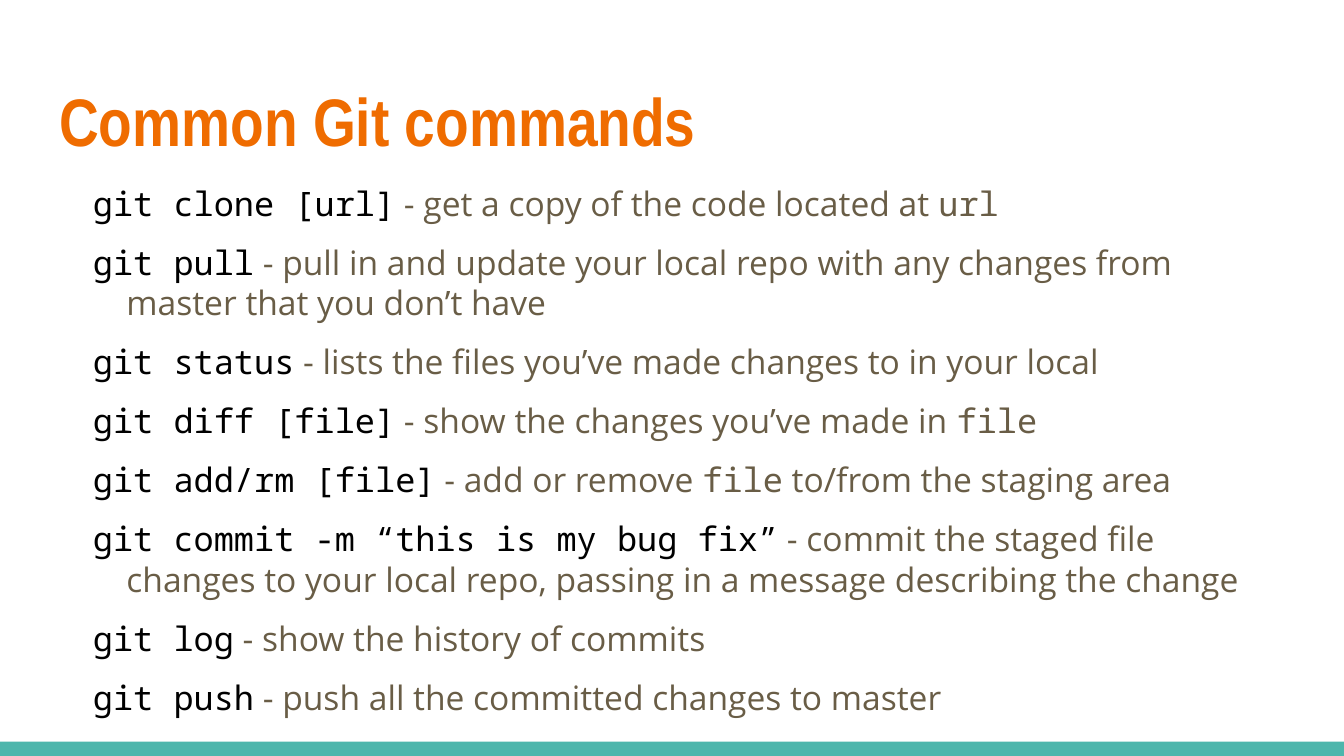
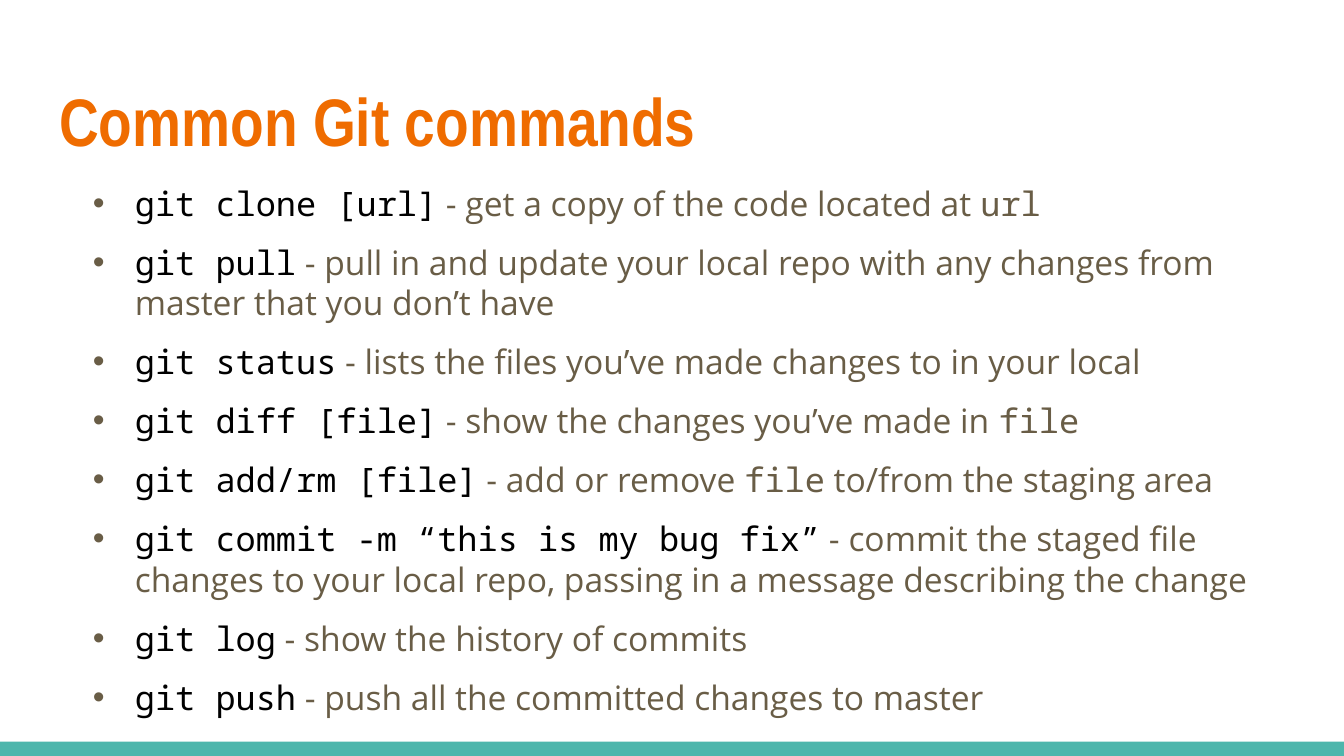
Before and after one commit to linkedin/high-school-trainee, a slide deck: slide 13 of Curriculum/Week_1/Lectures/1.2_Git_and_SVN_optional.pptx. Drawn at 1344x756 pixels with LibreOffice and Linux fonts; fonts in the diff are those of the drawing. Boxes give left, top, right and bottom in pixels: in the first picture for what was removed or moved away, otherwise in the second. Text is boxed around its words. In the diff, an @@ line names an element or a change of style, - is before the commit and + after.

```diff
--- a/Curriculum/Week_1/Lectures/1.2_Git_and_SVN_optional.pptx
+++ b/Curriculum/Week_1/Lectures/1.2_Git_and_SVN_optional.pptx
@@ text "git clone [url] - get ..." at [135, 190, 1247, 660]: bullet none to • @@
```
Also in this commit, not shown: 3 other slides changed, 1 other file.
